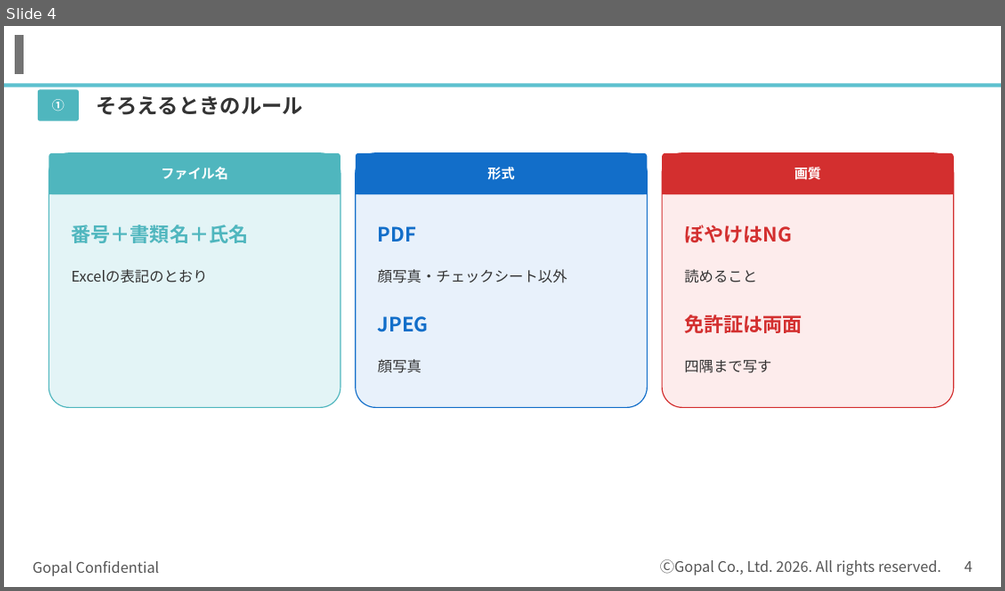
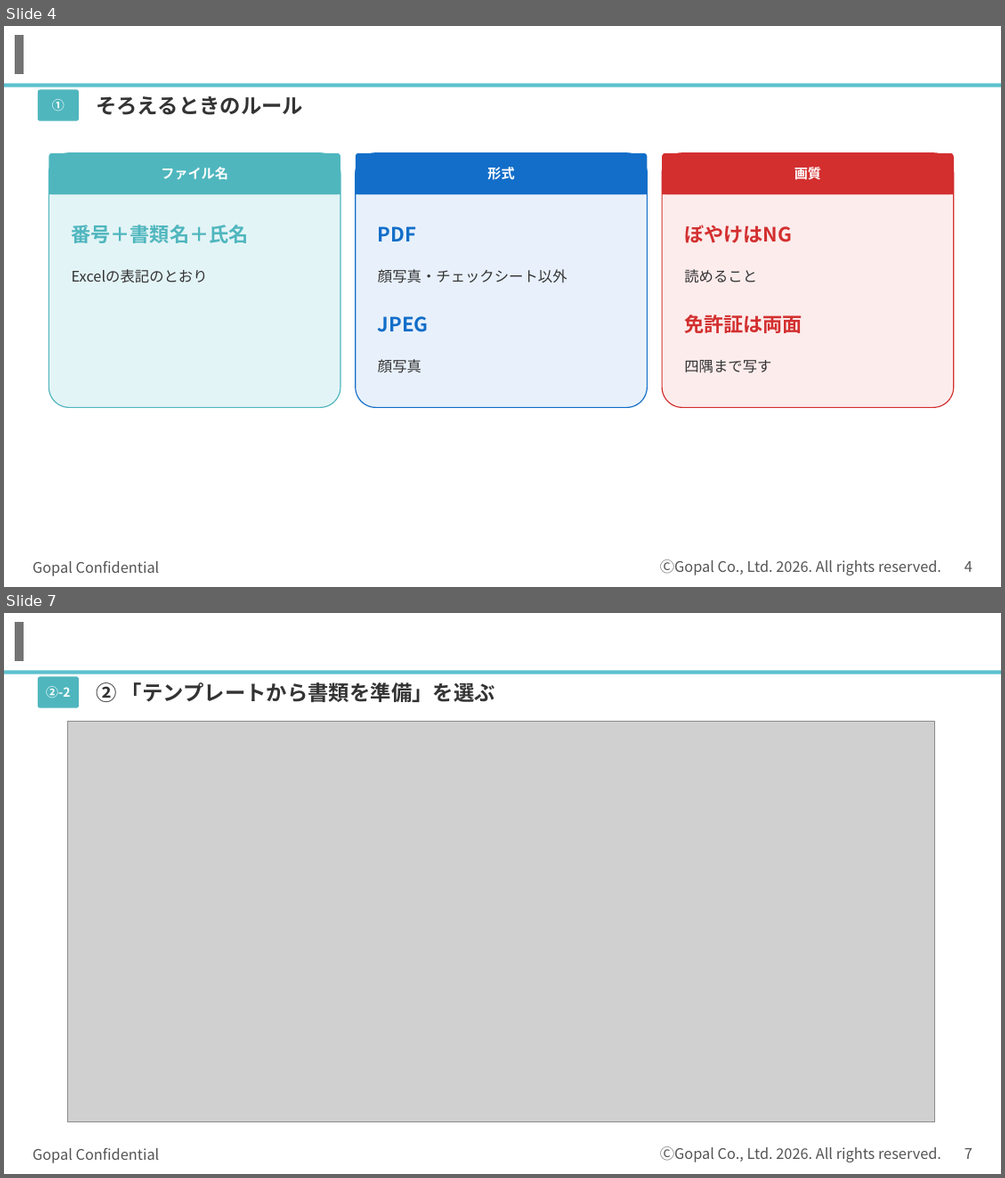
Before and after one commit to kagayugopal-eng/tamu, a slide deck: out/登録の流れ_書類準備まで.pptx. Shown one above the other, each under a label of ours: slide 4 before the commit, slides 4 and 7 after it; the slides between them are not shown. The pictures are 1005x591 and 1005x1178 pixels, drawn with LibreOffice and Linux fonts; fonts in the diff are those of the drawing; grey boxes stand for pictures; background and template pictures are left out. Boxes give left, top, right and bottom in pixels: in the first picture for what was removed or moved away, otherwise in the second. Text is boxed around its words. In the diff, an @@ line names an element or a change of style, - is before the commit and + after.

```diff
--- a/out/登録の流れ_書類準備まで.pptx
+++ b/out/登録の流れ_書類準備まで.pptx
@@ slide 7 added at [4,613,1001,1174], background #FFFFFF; not listed: 5 template elements that a slide beside it also shows @@
@@ rounded rectangle added at [38,676,79,708], fill #4FB6BE @@
@@ text added at [46,686,70,698], 12 pt, text #FFFFFF, bold @@
+②-2
@@ text added at [96,682,495,702], 20 pt, text #333333, bold @@
+② 「テンプレートから書類を準備」を選ぶ
@@ picture added at [67,722,935,1121] @@
```
Also in this commit, not shown: 1 slide changed, 13 other slides added.
